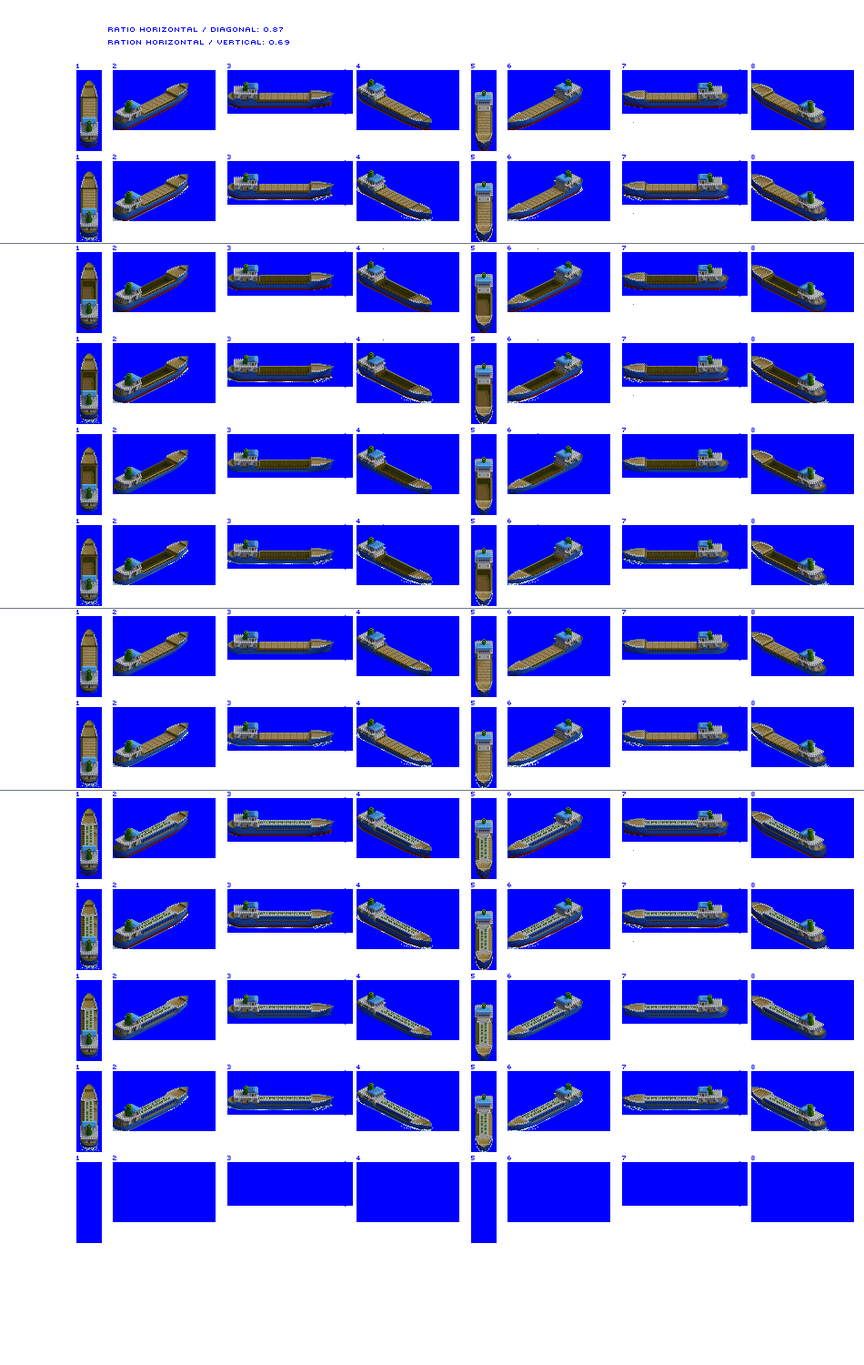
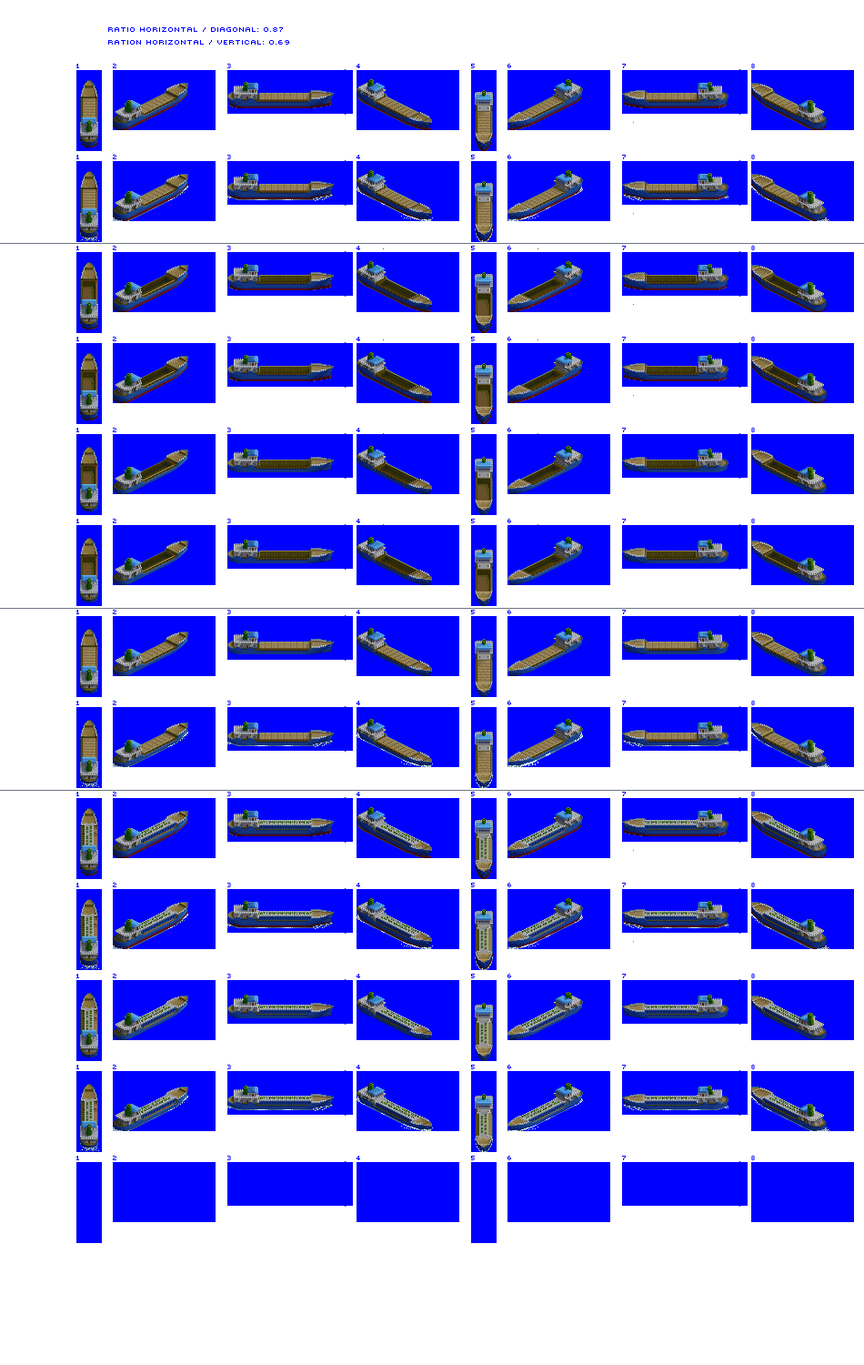
Before/after of a 864×1365 layered artwork. What changed in the layer stack:
painted on "prop / bow wash" over bbox(80, 367, 831, 606)
